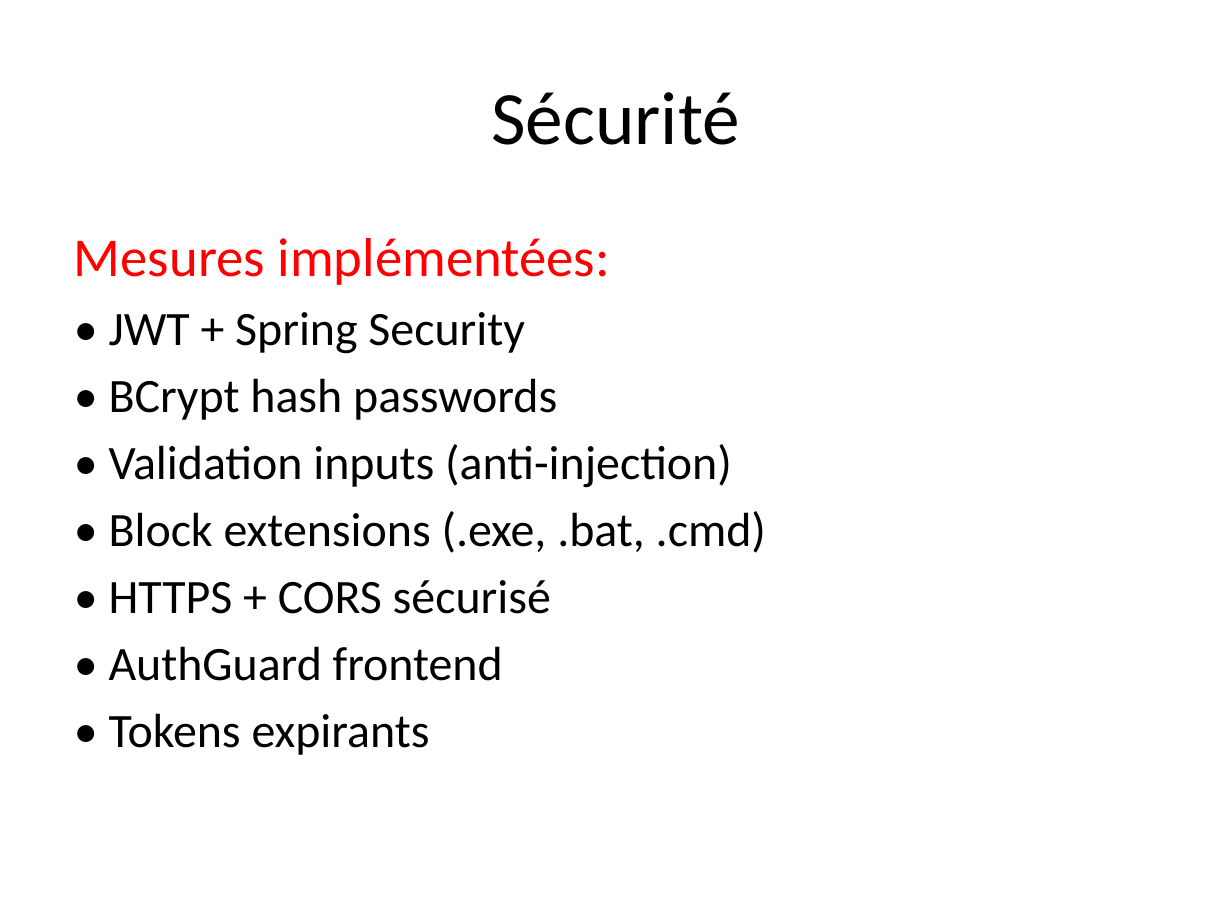
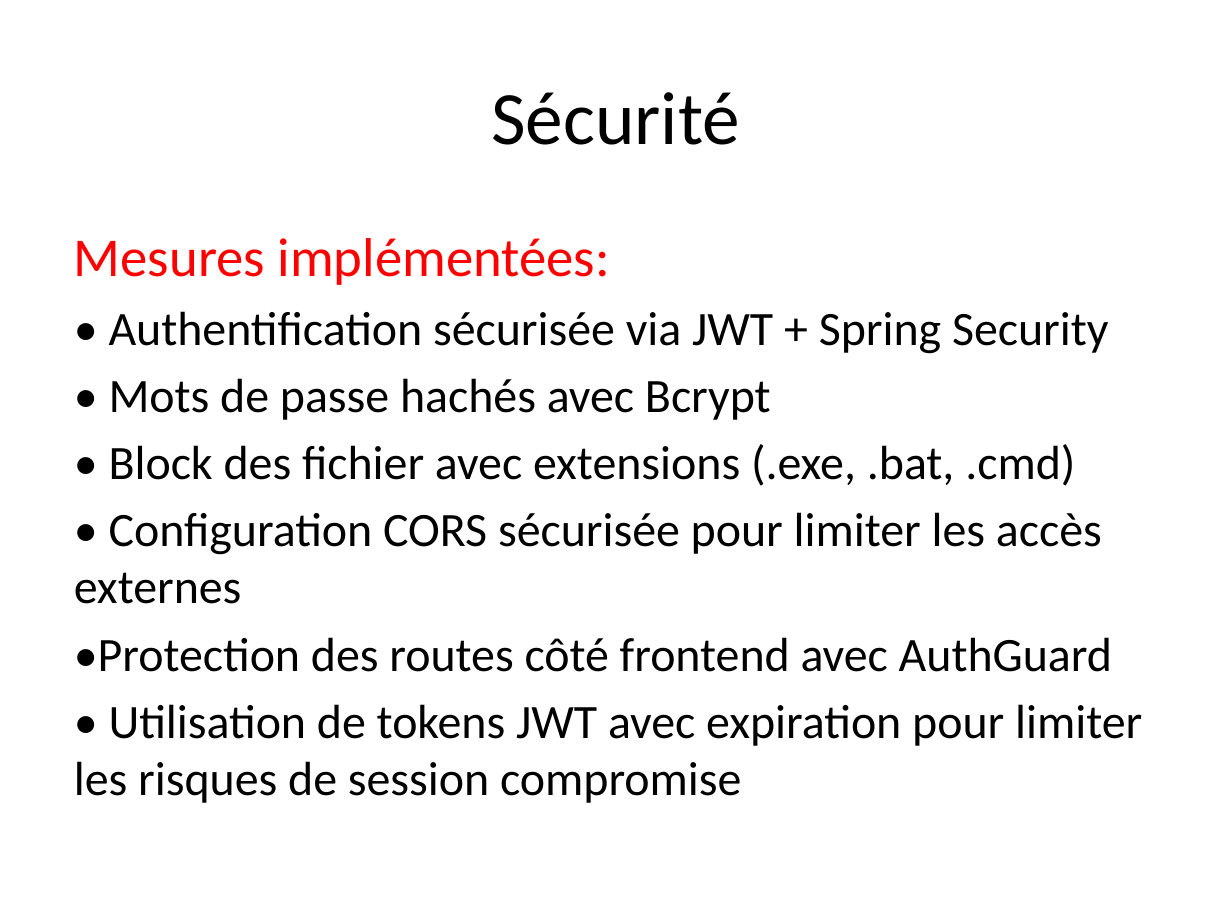
Before and after one commit to Abderrazzak20/Projet3_datashare, a slide deck: slide 10 of DataShare_Presentation.pptx (slide 9 before the commit). Drawn at 1232x924 pixels with LibreOffice and Linux fonts; fonts in the diff are those of the drawing. Boxes give left, top, right and bottom in pixels: in the first picture for what was removed or moved away, otherwise in the second. Text is boxed around its words. In the diff, an @@ line names an element or a change of style, - is before the commit and + after.

Commit message:
Edit presentation

```diff
--- a/DataShare_Presentation.pptx
+++ b/DataShare_Presentation.pptx
@@ text at (74,311,1142,803): text changed @@
-• JWT + Spring Security
-• BCrypt hash passwords
-• Validation inputs (anti-injection)
-• Block extensions (.exe, .bat, .cmd)
-• HTTPS + CORS sécurisé
-• AuthGuard frontend
-• Tokens expirants
+• Authentification sécurisée via JWT + Spring Security
+• Mots de passe hachés avec Bcrypt
+• Block des fichier avec extensions (.exe, .bat, .cmd)
+• Configuration CORS sécurisée pour limiter les accès externes
+•Protection des routes côté frontend avec AuthGuard
+• Utilisation de tokens JWT avec expiration pour limiter les risques de session compromise
```
Also in this commit, not shown: 4 other slides changed, 6 slides added, 4 slides removed.
